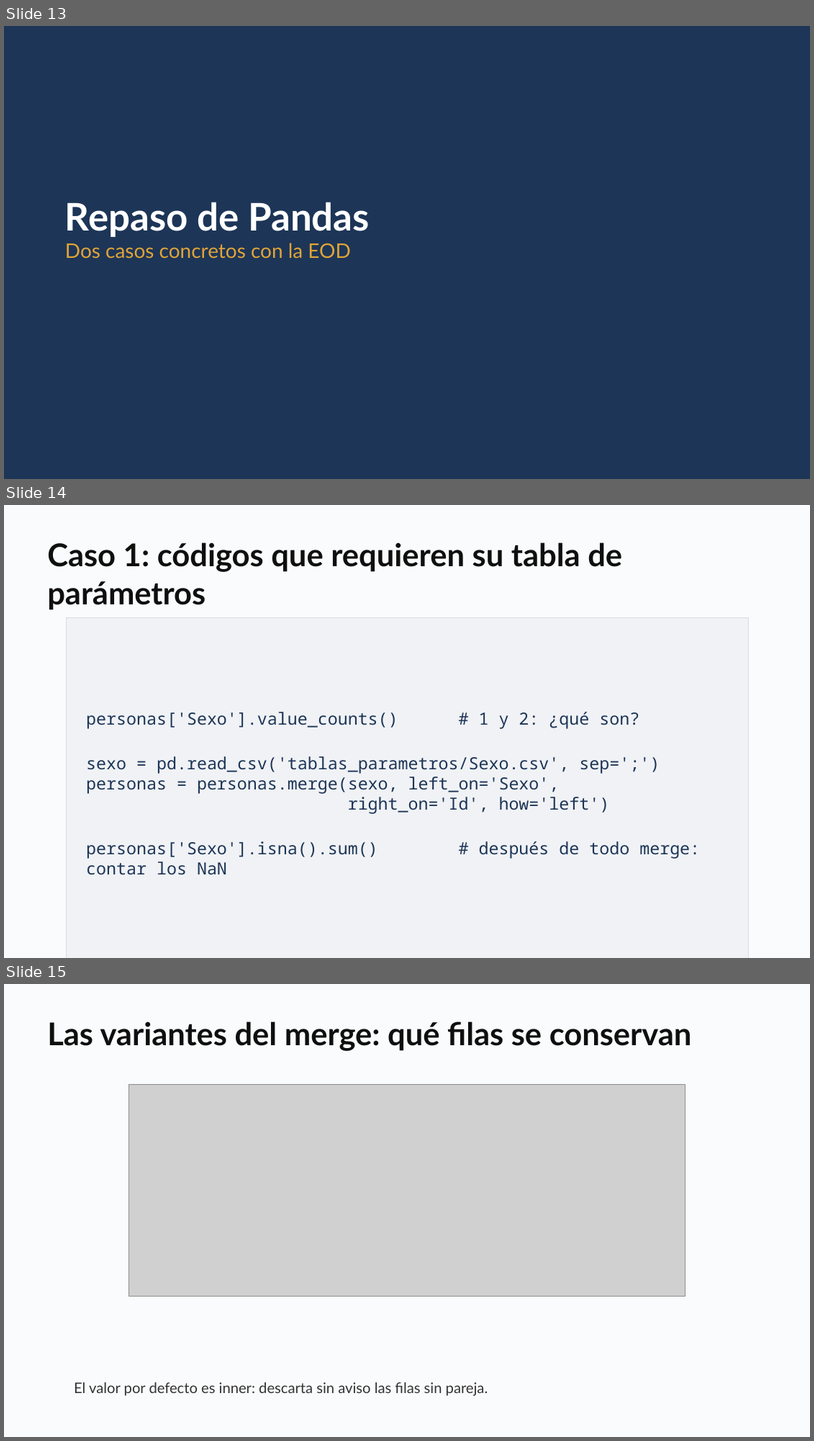
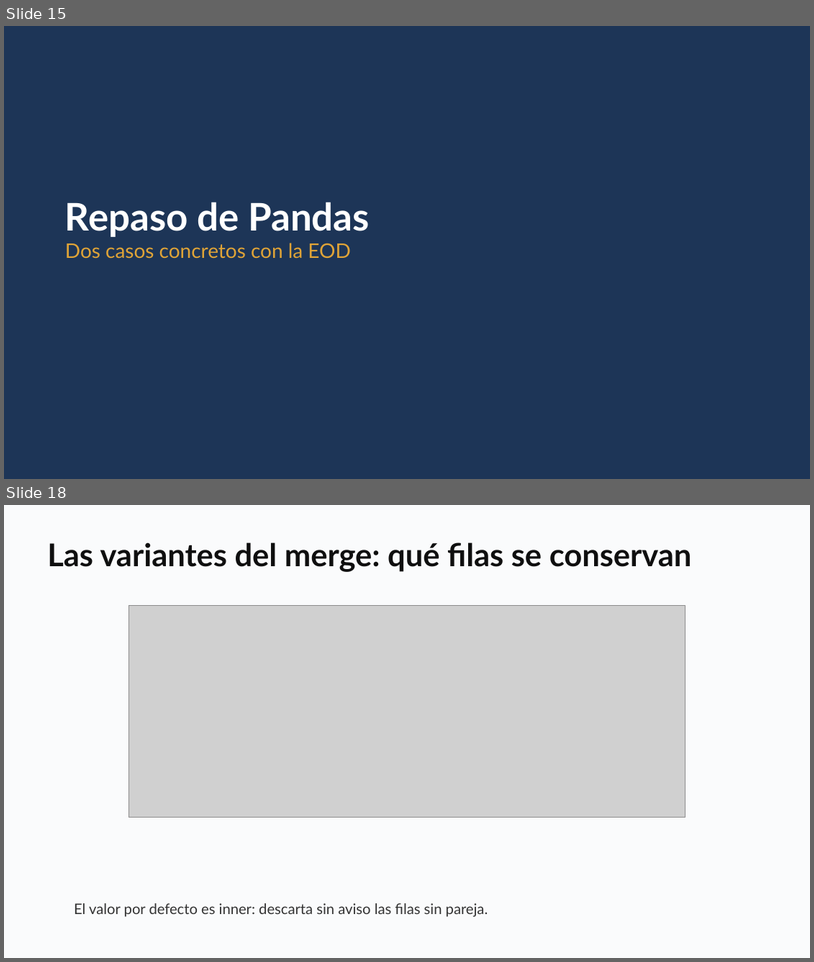
Before and after one commit to daniopitz/cienciadatos, a slide deck: presentaciones/clase02_pandas_eda.pptx. Shown one above the other, each under a label of ours: slides 13, 14 and 15 before the commit, slides 15 and 18 after it; the slides between them are not shown. The pictures are 814x1441 and 814x962 pixels, drawn with LibreOffice and Linux fonts; fonts in the diff are those of the drawing; grey boxes stand for pictures. Boxes give left, top, right and bottom in pixels: in the first picture for what was removed or moved away, otherwise in the second. Text is boxed around its words. In the diff, an @@ line names an element or a change of style, - is before the commit and + after.

```diff
--- a/presentaciones/clase02_pandas_eda.pptx
+++ b/presentaciones/clase02_pandas_eda.pptx
@@ slide 14 removed at box(4, 505, 810, 958), background #FFFFFF @@
@@ rectangle removed at box(4, 505, 810, 958) @@
@@ text removed at box(47, 542, 622, 610) @@
-Caso 1: códigos que requieren su tabla de parámetros
@@ rectangle removed at box(66, 618, 749, 958) @@
-personas['Sexo'].value_counts() # 1 y 2: ¿qué son?
-sexo = pd.read_csv('tablas_parametros/Sexo.csv', sep=';')
-personas = personas.merge(sexo, left_on='Sexo',
-right_on='Id', how='left')
-personas['Sexo'].isna().sum() # después de todo merge: contar los NaN
@@ what was slide 13 is now slide 15 @@
@@ what was slide 15 is now slide 18 @@
```
Also in this commit, not shown: 3 slides changed, 6 slides added, 1 other slide removed, 1 other file.
